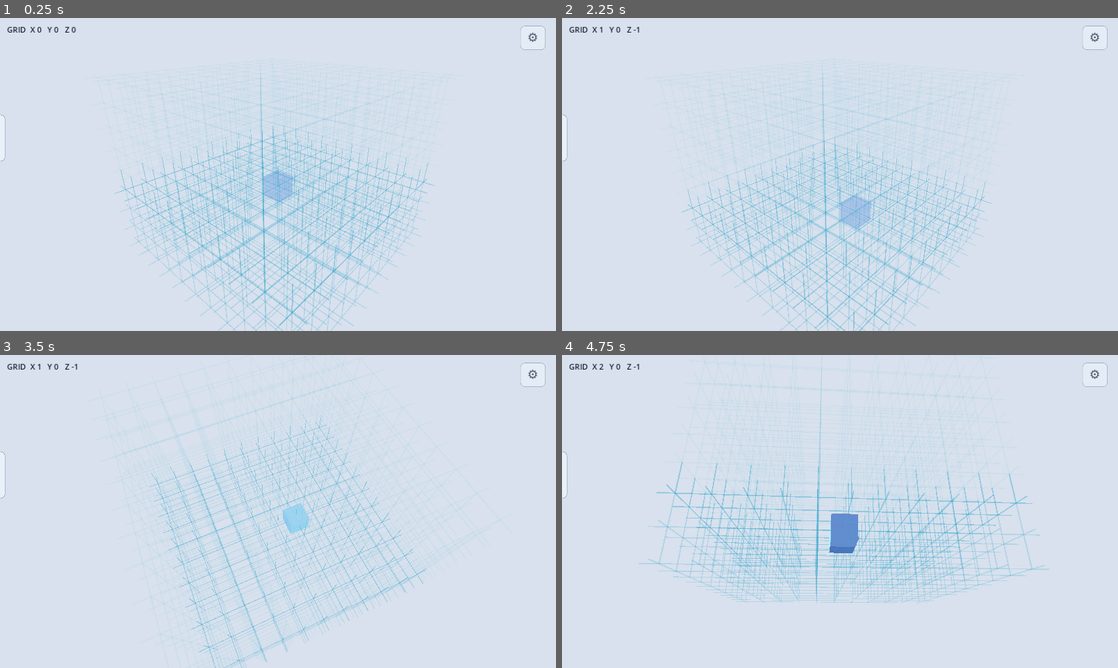
Above: before the commit, frames 1-4 (two rows, left to right).
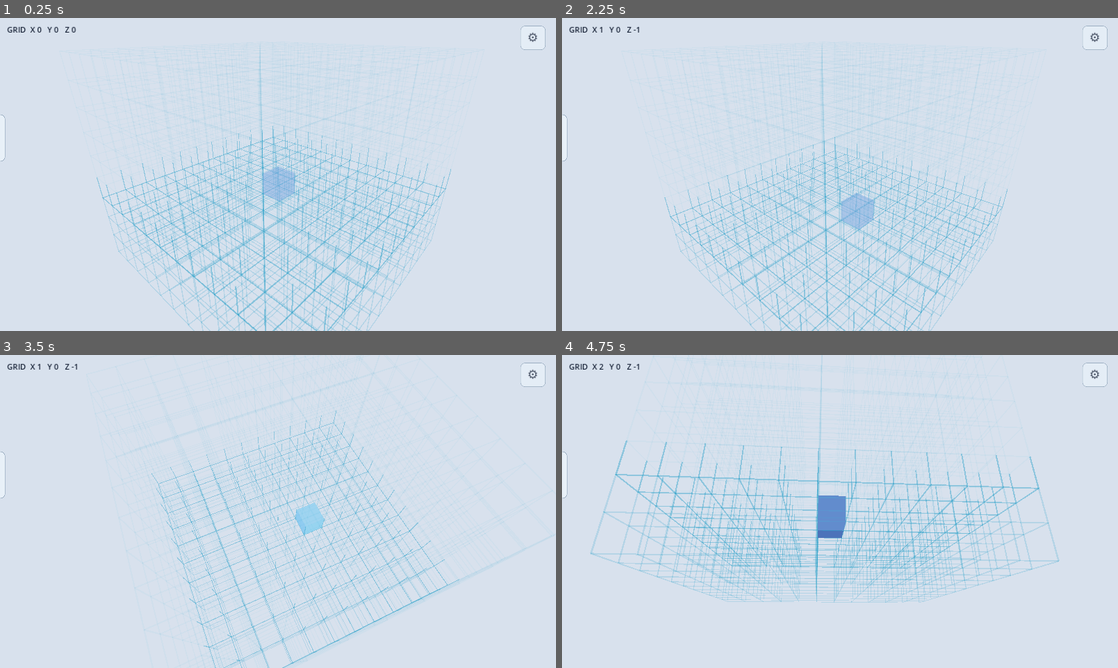
Above: after the commit, the same moments.

Repository: AkitaAttribute/SpaceMinerGame
Game: Godot game, scene res://main.tscn
The game is run twice, just before and just after one commit, with the same random seed, the same clock (stepped at 60 frames per second) and the same inputs.
Inputs (mouse positions are in pixels of both pictures, inside the frame that each line leads up to):
- Up to frame 1 (0.25 s): no input
- Up to frame 2 (2.25 s): click "⚙" at 0.5 s; click "Resume" at 1.25 s; tap Enter at 2 s; move the mouse to (962, 158) at 2.02 s; hold D (builder_right) from 2.03 s (still down); hold Q (level_down) from 2.03 s (still down); click (962, 158) at 2.17 s
- Up to frame 3 (3.5 s): release D (builder_right) at 2.75 s; release Q (level_down) at 2.75 s; tap Space (place_part) at 2.75 s; drag from (166, 527) to (250, 574) at 2.77 s
- Up to frame 4 (4.75 s): tap Enter at 3.5 s; move the mouse to (895, 442) at 3.52 s; hold D (builder_right) 3.53-4.25 s; hold . (part_next) 3.53-4.25 s; tap Space (place_part) at 4.25 s; drag from (812, 574) to (673, 464) at 4.27 s

The runs differ from the first frame. In frame 1, 2.3% of the frame differs, in the area x 15-82%, y 8-100%; in frame 2, 1.5%; in frame 3, 1.2%; in frame 4, 4.2%, in the area x 5-90%, y 0-80%.

Commit message:
Align parts to grid cells and move touch controls right

Diff:
--- a/scripts/main.gd
+++ b/scripts/main.gd
@@ -266,8 +266,8 @@
     ui_root.add_child(controls_root)
 
     dpad_root = Control.new()
-    dpad_root.set_anchors_preset(Control.PRESET_BOTTOM_LEFT)
-    dpad_root.position = Vector2(104.0, -230.0)
+    dpad_root.set_anchors_preset(Control.PRESET_BOTTOM_RIGHT)
+    dpad_root.position = Vector2(-390.0, -230.0)
     dpad_root.size = Vector2(190.0, 190.0)
     dpad_root.mouse_filter = Control.MOUSE_FILTER_IGNORE
     controls_root.add_child(dpad_root)
@@ -768,7 +768,13 @@
     placed_parts.erase(key)
 
 func _cursor_world_position() -> Vector3:
-    return Vector3(float(cursor.x), float(cursor.z), float(cursor.y))
+    # Logical coordinates identify cells. World-space grid lines are the cell
+    # boundaries, so the visual/part origin belongs half a cell inward on all axes.
+    return Vector3(
+        float(cursor.x) + 0.5,
+        float(cursor.z) + 0.5,
+        float(cursor.y) + 0.5
+    )
 
 func _update_level_label() -> void:
     if level_label != null:
@@ -785,12 +791,23 @@
     var current: Array[Transform3D] = []
     var above: Array[Transform3D] = []
     var thickness := 0.026
-    var span_x := float(GRID_MAX_X - GRID_MIN_X + 1)
-    var span_depth := float(GRID_MAX_DEPTH - GRID_MIN_DEPTH + 1)
-    var center_x := float(GRID_MIN_X + GRID_MAX_X) * 0.5
-    var center_depth := float(GRID_MIN_DEPTH + GRID_MAX_DEPTH) * 0.5
-
-    for level in range(GRID_MIN_LEVEL, GRID_MAX_LEVEL + 1):
+
+    # GRID_MIN/MAX values describe usable 1x1x1 cells. The visible line cage
+    # therefore needs one additional boundary on each positive edge.
+    var x_line_min := GRID_MIN_X
+    var x_line_max := GRID_MAX_X + 1
+    var depth_line_min := GRID_MIN_DEPTH
+    var depth_line_max := GRID_MAX_DEPTH + 1
+    var level_line_min := GRID_MIN_LEVEL
+    var level_line_max := GRID_MAX_LEVEL + 1
+
+    var span_x := float(x_line_max - x_line_min)
+    var span_depth := float(depth_line_max - depth_line_min)
+    var center_x := float(x_line_min + x_line_max) * 0.5
+    var center_depth := float(depth_line_min + depth_line_max) * 0.5
+
+    # Horizontal boundary planes.
+    for level in range(level_line_min, level_line_max + 1):
         var target: Array[Transform3D]
         if level == cursor.z:
             target = current
@@ -799,20 +816,22 @@
         else:
             target = above
 
-        for depth in range(GRID_MIN_DEPTH, GRID_MAX_DEPTH + 1):
+        for depth in range(depth_line_min, depth_line_max + 1):
             target.append(_beam_transform(
                 Vector3(center_x, float(level), float(depth)),
                 Vector3(span_x, thickness, thickness)
             ))
-        for x in range(GRID_MIN_X, GRID_MAX_X + 1):
+        for x in range(x_line_min, x_line_max + 1):
             target.append(_beam_transform(
                 Vector3(float(x), float(level), center_depth),
                 Vector3(thickness, thickness, span_depth)
             ))
 
-    for x in range(GRID_MIN_X, GRID_MAX_X + 1):
-        for depth in range(GRID_MIN_DEPTH, GRID_MAX_DEPTH + 1):
-            for level in range(GRID_MIN_LEVEL, GRID_MAX_LEVEL):
+    # Vertical boundary segments are split by logical cell level so the focus
+    # treatment can make the selected level and everything beneath it clearer.
+    for x in range(x_line_min, x_line_max + 1):
+        for depth in range(depth_line_min, depth_line_max + 1):
+            for level in range(GRID_MIN_LEVEL, GRID_MAX_LEVEL + 1):
                 var target: Array[Transform3D]
                 if level == cursor.z:
                     target = current
@@ -826,9 +845,9 @@
                 ))
 
     var accent: Color = palette.get("accent", Color("#4fb7d8"))
-    _add_grid_multimesh(above, Color(accent.r, accent.g, accent.b, 0.055))
+    _add_grid_multimesh(above, Color(accent.r, accent.g, accent.b, 0.045))
     _add_grid_multimesh(below, Color(accent.r, accent.g, accent.b, 0.20))
-    _add_grid_multimesh(current, Color(accent.r, accent.g, accent.b, 0.38))
+    _add_grid_multimesh(current, Color(accent.r, accent.g, accent.b, 0.42))
 
 func _beam_transform(position_value: Vector3, scale_value: Vector3) -> Transform3D:
     return Transform3D(Basis.IDENTITY.scaled(scale_value), position_value)
